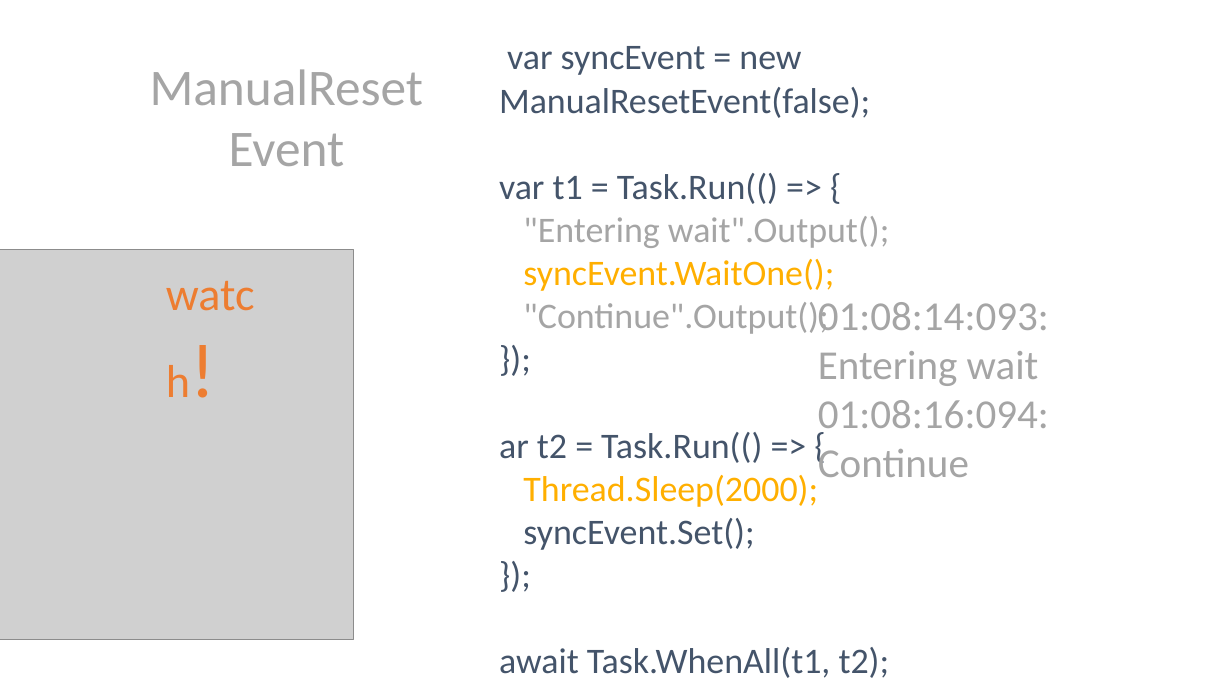
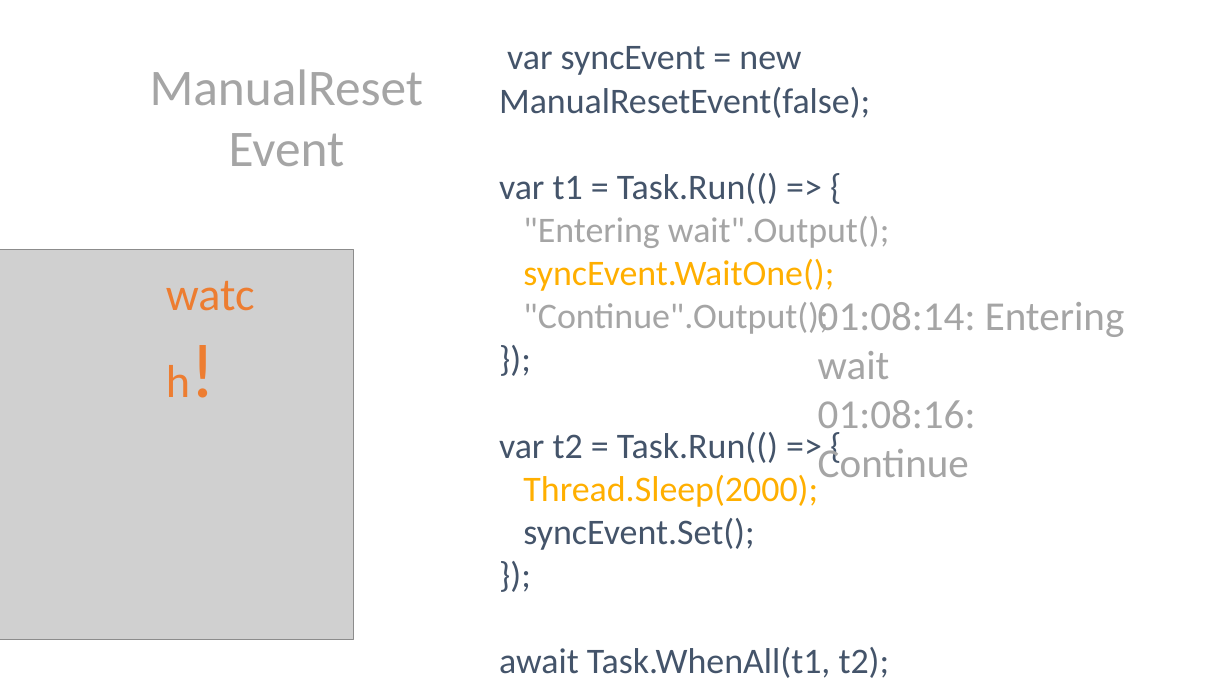
Before and after one commit to danielmarbach/RearchitectTowardsAsyncAwait, a slide deck: slide 31 of presentation.pptx (slide 30 before the commit). Drawn at 1232x693 pixels with LibreOffice and Linux fonts; fonts in the diff are those of the drawing; grey boxes stand for pictures. Boxes give left, top, right and bottom in pixels: in the first picture for what was removed or moved away, otherwise in the second. Text is boxed around its words. In the diff, an @@ line names an element or a change of style, - is before the commit and + after.

```diff
--- a/presentation.pptx
+++ b/presentation.pptx
@@ text at (818,302,1125,477): text changed @@
-01:08:14:093: Entering wait
-01:08:16:094: Continue
+01:08:14: Entering wait
+01:08:16: Continue
@@ text at (499,432,778,463): text changed @@
-ar t2 = Task.Run(() => {
+var t2 = Task.Run(() => {
```
Also in this commit, not shown: 2 other slides changed, 1 slide added, 1 slide removed.
